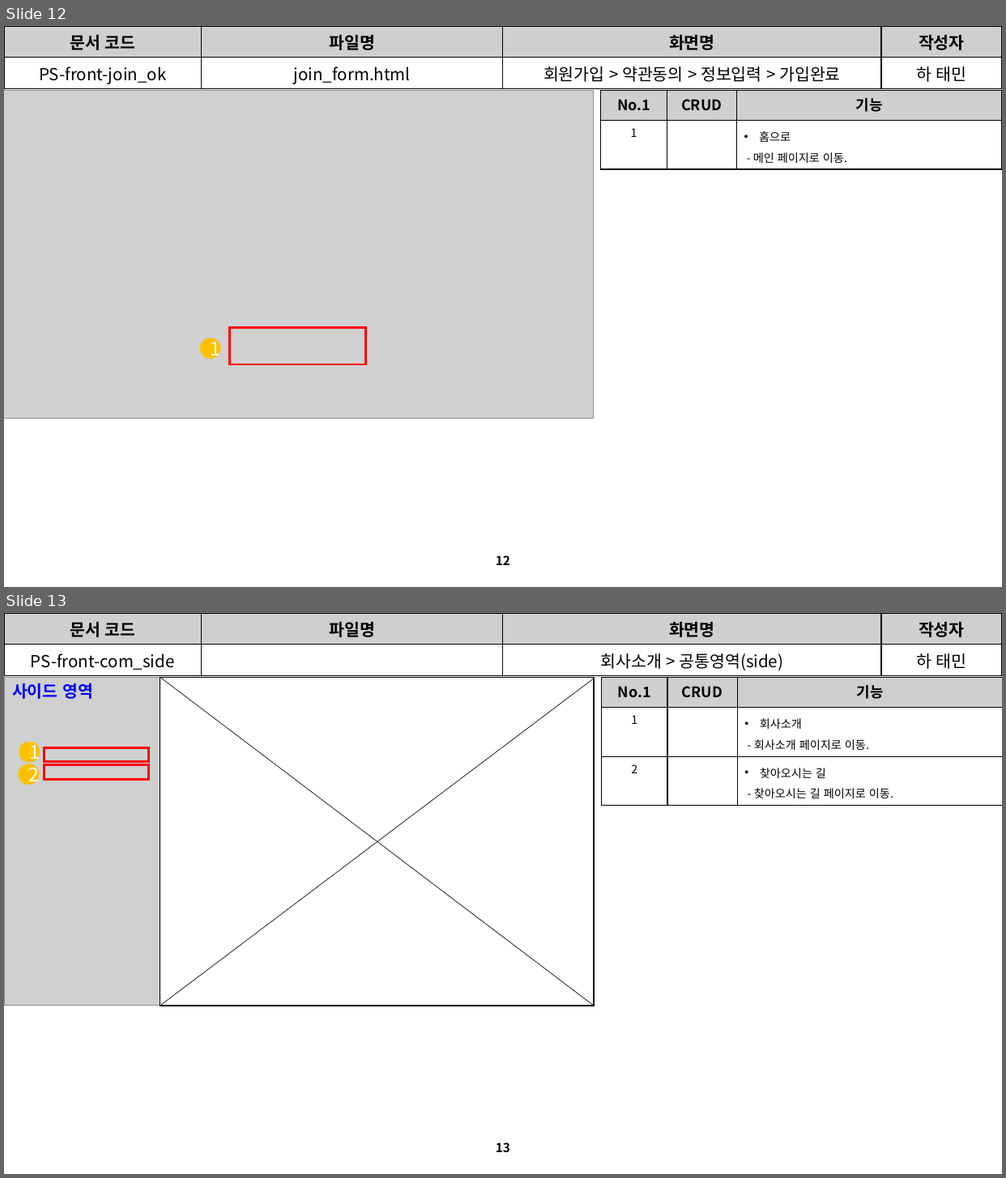
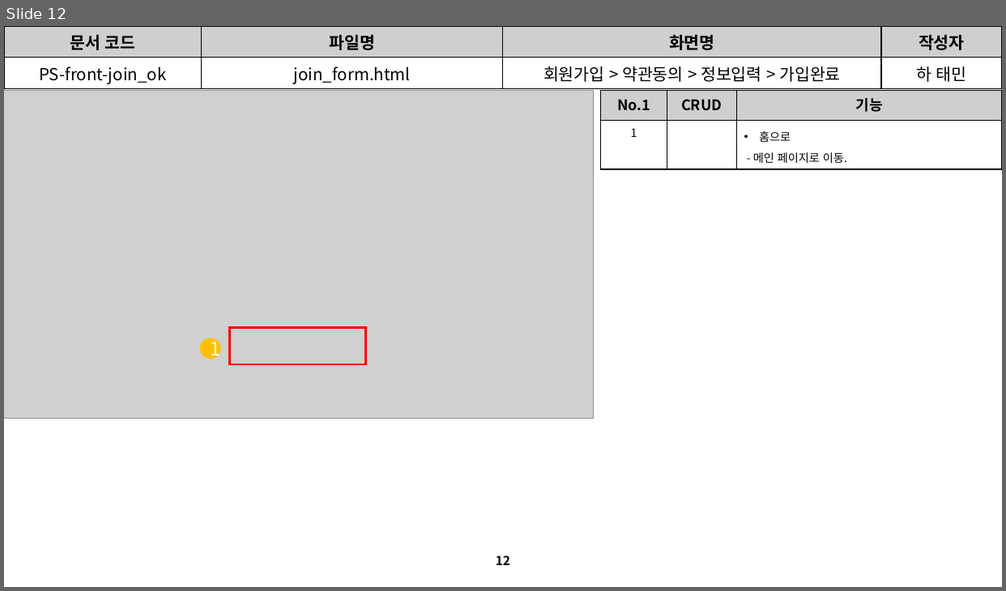
Before and after one commit to David-Ha-1217/Publisher_Portfolio, a slide deck: Documents/화면설계서.pptx. Shown one above the other, each under a label of ours: slides 12 and 13 before the commit, slide 12 after it. The pictures are 1006x1178 and 1006x591 pixels, drawn with LibreOffice and Linux fonts; fonts in the diff are those of the drawing; grey boxes stand for pictures. Boxes give left, top, right and bottom in pixels: in the first picture for what was removed or moved away, otherwise in the second. Text is boxed around its words. In the diff, an @@ line names an element or a change of style, - is before the commit and + after.

Commit message:
(2020-07-03) 화면설계_HTML, CSS 완료.

```diff
--- a/Documents/화면설계서.pptx
+++ b/Documents/화면설계서.pptx
@@ slide 13 removed at box(4, 613, 1002, 1174), background #FFFFFF @@
@@ table removed at box(4, 613, 1002, 674), 2 rows, 4 columns @@
-문서 코드 | 파일명 | 화면명 | 작성자
-PS-front-com_side |  | 회사소개 > 공통영역(side) | 하 태민
@@ picture removed at box(5, 677, 594, 1006) @@
@@ text removed at box(12, 683, 93, 699) @@
-사이드 영역
@@ rectangle removed at box(160, 677, 594, 1006) @@
@@ line removed from (160, 677) to (594, 1006) @@
@@ line removed from (160, 1006) to (594, 678) @@
@@ table removed at box(602, 677, 1002, 802), 3 rows, 3 columns @@
-No.1 | CRUD | 기능
-1 |  | 회사소개 / - 회사소개 페이지로 이동.
-2 |  | 찾아오시는 길 / - 찾아오시는 길 페이지로 이동.
@@ ellipse removed at box(19, 742, 40, 763) @@
-1
@@ rectangle removed at box(44, 747, 148, 762) @@
@@ ellipse removed at box(19, 764, 39, 786) @@
-2
@@ rectangle removed at box(44, 765, 148, 779) @@
@@ page number removed at box(496, 1143, 510, 1152) @@
-13
```
Also in this commit, not shown: 7 slides changed, 38 other files.
